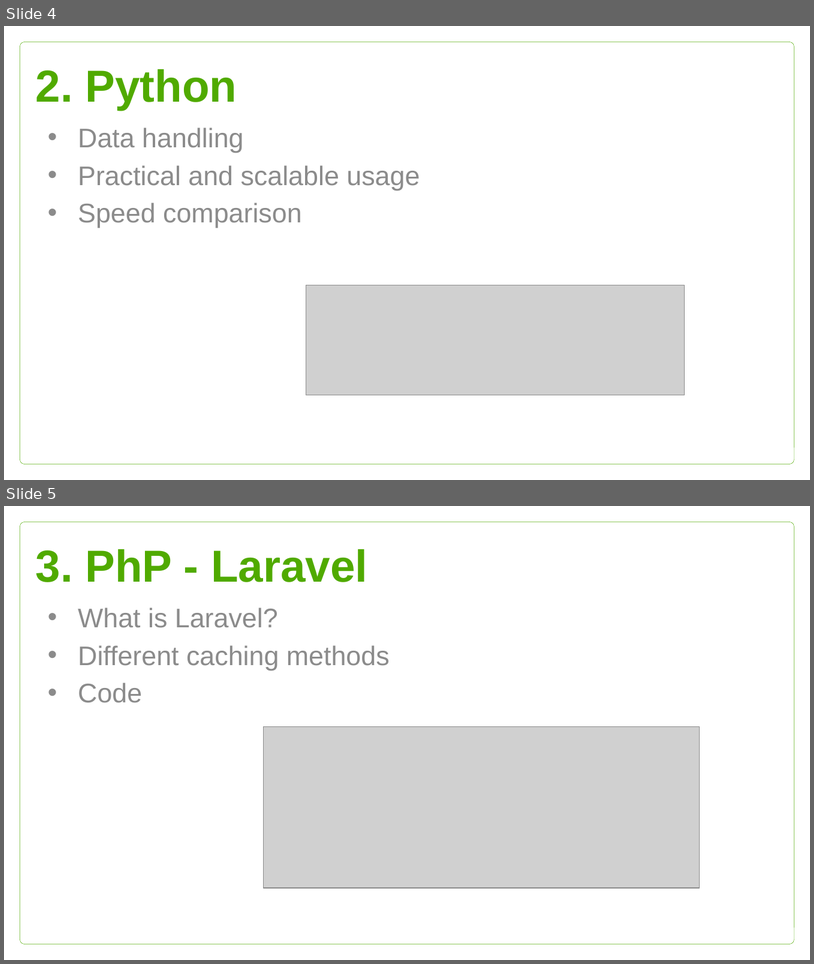
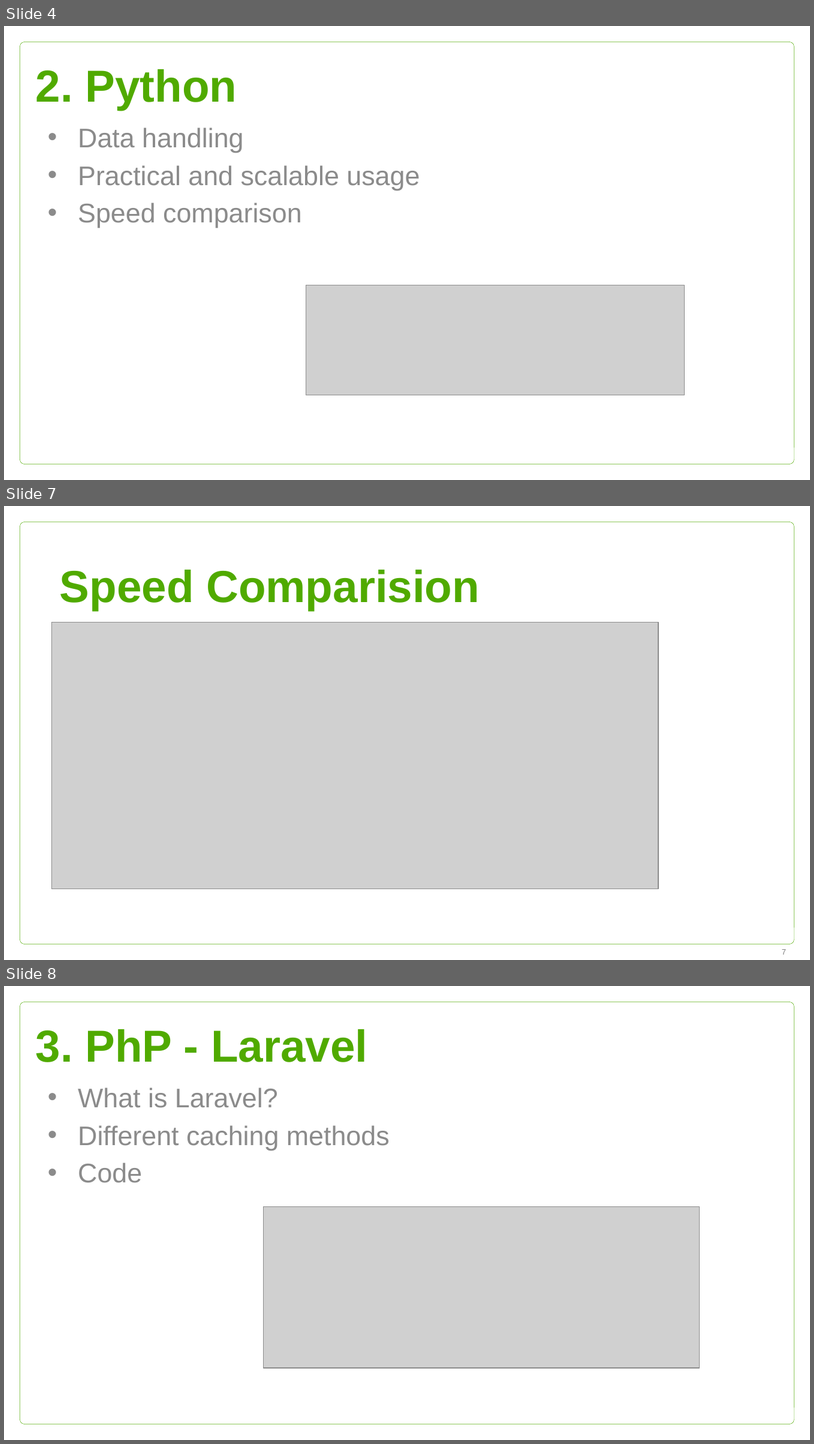
Before and after one commit to Btibor02/GroupWork, a slide deck: Groupwork ppt.pptx. Shown one above the other, each under a label of ours: slides 4 and 5 before the commit, slides 4, 7 and 8 after it; the slides between them are not shown. The pictures are 814x964 and 814x1444 pixels, drawn with LibreOffice and Linux fonts; fonts in the diff are those of the drawing; grey boxes stand for pictures; background and template pictures are left out. Boxes give left, top, right and bottom in pixels: in the first picture for what was removed or moved away, otherwise in the second. Text is boxed around its words. In the diff, an @@ line names an element or a change of style, - is before the commit and + after.

Commit message:
added pictures for python part in powerpoint

```diff
--- a/Groupwork ppt.pptx
+++ b/Groupwork ppt.pptx
@@ slide 7 added at (4, 506, 810, 960), background #FFFFFF; not listed: 1 template element that a slide beside it also shows @@
@@ title added at (60, 570, 480, 610), 40 pt, text #50AA00, bold @@
+Speed Comparision
@@ picture added at (51, 622, 659, 889) @@
@@ page number added at (782, 949, 786, 954), 7 pt, text #808080 @@
+7
@@ what was slide 5 is now slide 8 @@
```
Also in this commit, not shown: 2 other slides added.
